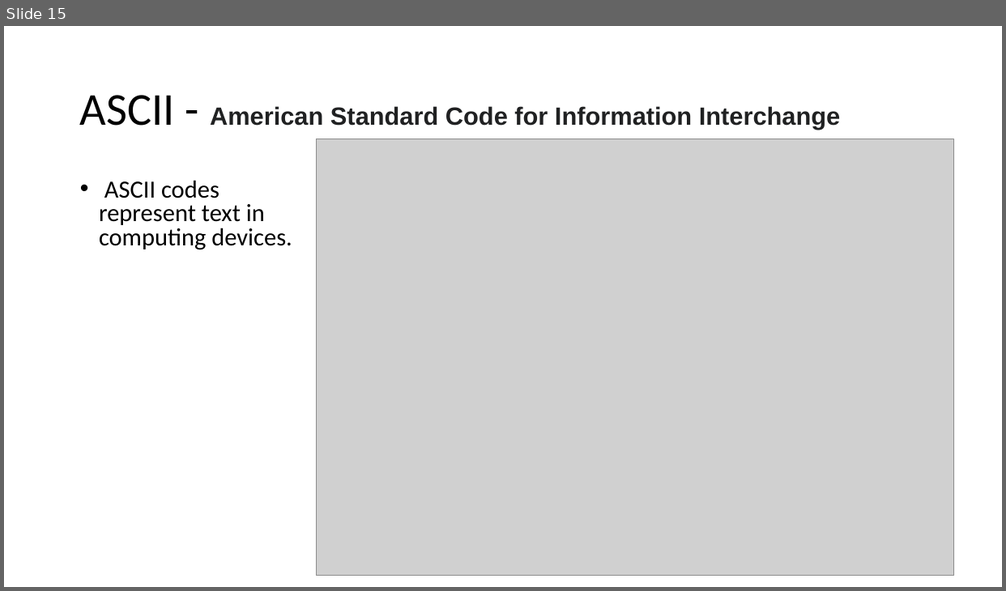
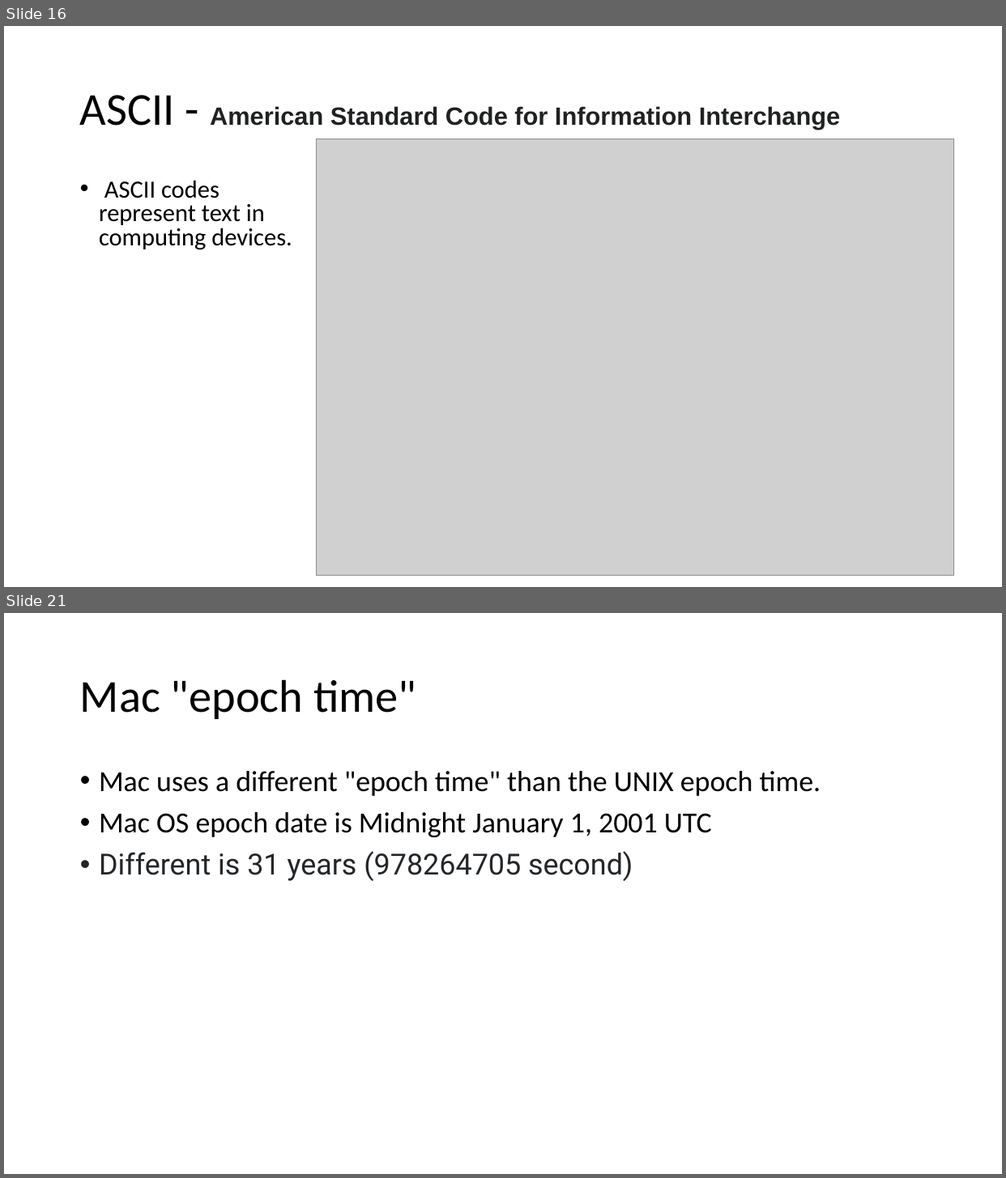
Before and after one commit to frankwxu/digital-forensics-lab, a slide deck: Basic_Computer_Skills_for_Forensics/0_Number_Systems.pptx. Shown one above the other, each under a label of ours: slide 15 before the commit, slides 16 and 21 after it; the slides between them are not shown. The pictures are 1006x591 and 1006x1178 pixels, drawn with LibreOffice and Linux fonts; fonts in the diff are those of the drawing; grey boxes stand for pictures; background and template pictures are left out. Boxes give left, top, right and bottom in pixels: in the first picture for what was removed or moved away, otherwise in the second. Text is boxed around its words. In the diff, an @@ line names an element or a change of style, - is before the commit and + after.

```diff
--- a/Basic_Computer_Skills_for_Forensics/0_Number_Systems.pptx
+++ b/Basic_Computer_Skills_for_Forensics/0_Number_Systems.pptx
@@ slide 21 added at bbox=[4, 613, 1002, 1174], background #FFFFFF @@
@@ title added at bbox=[80, 679, 416, 719], 44 pt, text #000000 @@
+Mac "epoch time"
@@ text added at bbox=[99, 771, 821, 881], 28 pt, text #000000 @@
+• Mac uses a different "epoch time" than the UNIX epoch time.
+• Mac OS epoch date is Midnight January 1, 2001 UTC
+• Different is 31 years (978264705 second)
@@ what was slide 15 is now slide 16 @@
```
Also in this commit, not shown: 8 slides changed, 5 other slides added, 8 other files.
